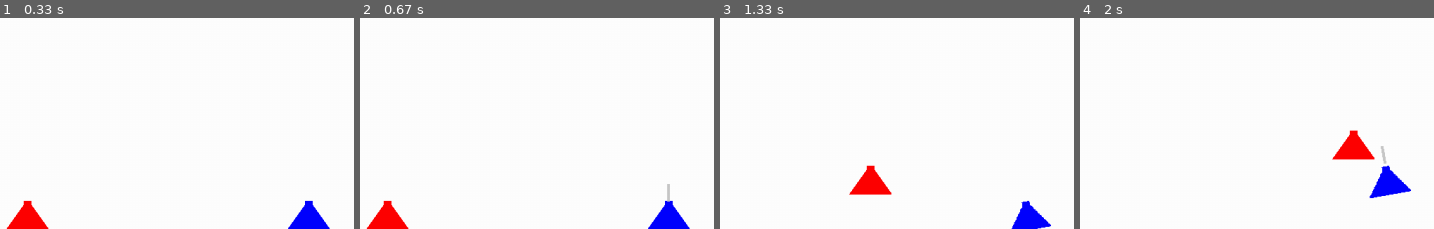
Above: before the commit, frames 1-4 (left to right).
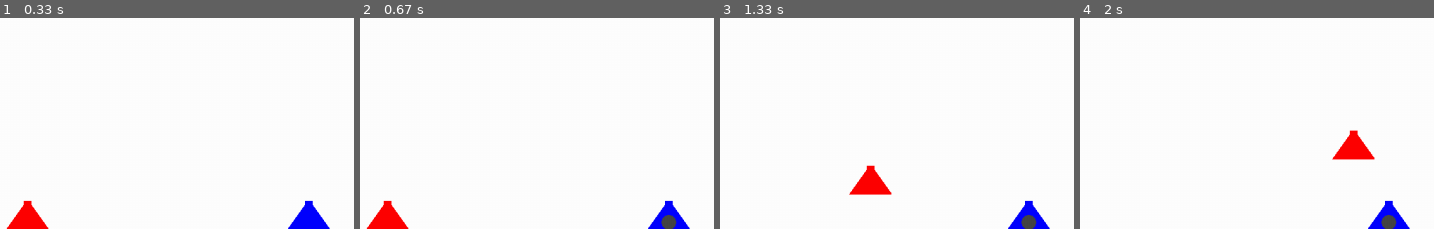
Above: after the commit, the same moments.

Repository: Farama-Foundation/PettingZoo
Game: pygame game, started from gamma_games/zombie_shooter/game.py
Two runs of this game, one before a commit and one after it. Both use one fixed random seed, a clock stepped at 60 frames per second and the inputs below.
Inputs:
- Up to frame 1 (0.33 s): no input
- Up to frame 2 (0.67 s): tap , at 0.33 s
- Up to frame 3 (1.33 s): hold D 0.67-1.13 s; tap U at 0.82 s; hold W from 1.17 s (still down); tap , at 1.32 s
- Up to frame 4 (2 s): release W at 1.47 s; hold D 1.5-1.97 s; tap I at 1.65 s

Frame 1 is identical in both runs. In frame 2, 0.3% of the frame differs, in the area x 85-90%, y 78-100%; in frame 3, 0.5%; in frame 4, 1.9%, in the area x 81-94%, y 60-100%.

Commit message:
starting to refactor to circular units

Diff:
--- a/gamma_games/zombie_shooter/game.py
+++ b/gamma_games/zombie_shooter/game.py
@@ -266,7 +266,7 @@
     # zombie_spawn_rate, zombie_list, all_sprites = spawn_zombie(zombie_spawn_rate, zombie_list, all_sprites)
 
     # Stab the Sword
-    sword_list, all_sprites = sword_stab(sword_list, all_sprites)
+    # sword_list, all_sprites = sword_stab(sword_list, all_sprites)
 
     # Zombie Kills the Arrow
     zombie_list, arrow_list, all_sprites, score = zombie_arrow(zombie_list, arrow_list, all_sprites, score)
--- a/gamma_games/zombie_shooter/src/players.py
+++ b/gamma_games/zombie_shooter/src/players.py
@@ -3,6 +3,7 @@
 # Importing Libraries
 import pygame
 import random
+from .weapons import Arrow, Sword
 
 # Game Constants
 WIDTH = 1280
@@ -16,7 +17,7 @@
 
 class Archer(pygame.sprite.Sprite):
 
-    def __init__(self, red_trigon):
+    def __init__(self, red_trigon, radius):
         super().__init__()
         # rand_x = random.randint(20, 1260)
         self.image = red_trigon
@@ -25,6 +26,7 @@
         self.angle = 0
         self.pos = pygame.Vector2(self.rect.center)
         self.direction = pygame.Vector2(0, -1)
+        self.radius = radius
 
     def update(self):
         keys = pygame.key.get_pressed()
@@ -51,33 +53,46 @@
 
 class Knight(pygame.sprite.Sprite):
 
-    def __init__(self, blue_trigon):
+    def __init__(self, blue_trigon, radius):
         super().__init__()
-        # rand_x = random.randint(20, 1260)
         self.image = blue_trigon
         self.rect = self.image.get_rect(center=(KNIGHT_X, KNIGHT_Y))
         self.org_image = self.image.copy()
         self.angle = 0
         self.pos = pygame.Vector2(self.rect.center)
         self.direction = pygame.Vector2(1, 0)
+        self.radius = radius
+        self.attacking = False # disable movement during attacking
+        self.attack_phase = -5
+        self.weapon = Sword(self, radius)
 
     def update(self):
         keys = pygame.key.get_pressed()
-        # Left, Right, Up, Down
-        if (keys[pygame.K_j] and self.rect.x > 0):
-            self.rect.x -= KNIGHT_SPEED
-        if (keys[pygame.K_l] and self.rect.x < WIDTH - 60):
-            self.rect.x += KNIGHT_SPEED
-        if (keys[pygame.K_i] and self.rect.y > 20):
-            self.rect.y -= KNIGHT_SPEED
-        if (keys[pygame.K_k] and self.rect.y < HEIGHT - 40):
-            self.rect.y += KNIGHT_SPEED
 
-        # Turn CCW & CW
-        if keys[pygame.K_u]:
-            self.angle += ANGLE_RATE
-        if keys[pygame.K_o]:
-            self.angle -= ANGLE_RATE
+        if not self.attacking:
+            # Up and Down movement
+            if (keys[pygame.K_i] and self.rect.y > 20):
+                self.rect.y -= KNIGHT_SPEED
+            if (keys[pygame.K_k] and self.rect.y < HEIGHT - 40):
+                self.rect.y += KNIGHT_SPEED
+
+            # Turn CCW & CW
+            if keys[pygame.K_u]:
+                self.angle += ANGLE_RATE
+            if keys[pygame.K_o]:
+                self.angle -= ANGLE_RATE
+
+            # Attack
+            if keys[pygame.K_SEMICOLON]:
+                self.attacking = True
+
+        if self.attacking: #TODO: move this to be below the transform rotation updates at the end of this method?
+            if self.attack_phase < 6:
+                self.weapon.draw(self.attack_phase)
+                self.attack_phase += 1
+            else:
+                self.attack_phase = -5
+                self.attacking = False
 
         self.direction = pygame.Vector2(0, -1).rotate(-self.angle)
         self.image = pygame.transform.rotate(self.org_image, self.angle)
--- a/gamma_games/zombie_shooter/src/variables.py
+++ b/gamma_games/zombie_shooter/src/variables.py
@@ -1,5 +1,6 @@
 import pygame
-from src.players import Knight, Archer
+from .weapons import Arrow, Sword
+from .players import Knight, Archer
 
 # Defining Colors
 BLACK = (0, 0, 0)
@@ -31,6 +32,7 @@
 archer_killed = False
 knight_killed = False
 sword_killed = False
+OBJ_RADIUS = 3
 
 # Initializing Pygame
 pygame.init()
@@ -49,14 +51,14 @@
 # Create a Knight
 blue_trigon = pygame.Surface((60, 60), pygame.SRCALPHA)
 pygame.gfxdraw.filled_polygon(blue_trigon, [(0, 40), (25, 5), (25, 0), (35, 0), (35, 5), (60, 40)], BLUE)
-knight_dict["knight{0}".format(knight_player_num)] = Knight(blue_trigon)
+knight_dict["knight{0}".format(knight_player_num)] = Knight(blue_trigon, OBJ_RADIUS)
 knight_list.add(knight_dict["knight{0}".format(knight_player_num)])
 all_sprites.add(knight_dict["knight{0}".format(knight_player_num)])
 
 # Create an Archer
 red_trigon = pygame.Surface((60, 60), pygame.SRCALPHA)
 pygame.gfxdraw.filled_polygon(red_trigon, [(0, 40), (25, 5), (25, 0), (35, 0), (35, 5), (60, 40)], RED)   # [(20, 0), (10, 20), (30, 20)]
-archer_dict["archer{0}".format(archer_player_num)] = Archer(red_trigon)
+archer_dict["archer{0}".format(archer_player_num)] = Archer(red_trigon, OBJ_RADIUS)
 archer_list.add(archer_dict["archer{0}".format(archer_player_num)])
 all_sprites.add(archer_dict["archer{0}".format(archer_player_num)])
 
--- a/gamma_games/zombie_shooter/src/weapons.py
+++ b/gamma_games/zombie_shooter/src/weapons.py
@@ -17,7 +17,7 @@
 
 class Arrow(pygame.sprite.Sprite):
 
-    def __init__(self, archer):
+    def __init__(self, archer, radius):
         super().__init__()
         self.image = pygame.Surface([6, 6])
         self.image.fill(BLACK)
@@ -25,6 +25,7 @@
         self.rect = self.image.get_rect(center=self.archer.pos)
         self.direction = self.archer.direction
         self.pos = pygame.Vector2(self.archer.rect.center)
+        self.radius = radius
 
     def update(self):
         self.pos += self.direction * ARROW_SPEED
@@ -33,34 +34,42 @@
 
 class Sword(pygame.sprite.Sprite):
 
-    def __init__(self, knight, sword_rect):
+    def __init__(self, knight, radius):
         super().__init__()
         self.i = i
-        self.image = sword_rect
-        self.image.fill(GRAY)
-        # self.image = pygame.image.load("E:\\Drive\\UMD\\Research\\Parameter Sharing\\rlgames\\gamma_games\\zombie_shooter\\sword_test.png")
+        self.image = pygame.Surface((4, 25), pygame.SRCALPHA)
+        # self.image.fill(GRAY)
+        self.image = pygame.image.load("E:\\Drive\\UMD\\Research\\Parameter Sharing\\rlgames\\gamma_games\\zombie_shooter\\img\\mace.png")
         self.knight = knight
         self.rect = self.image.get_rect(center = self.knight.rect.center)
         self.direction = self.knight.direction
         self.org_image = self.image.copy()
         self.angle = self.knight.angle
         self.pos = self.knight.pos
+        self.radius = radius
+        self.speed = 5
 
     def update(self):
-        keys = pygame.key.get_pressed()
-        self.i += 1
+        # keys = pygame.key.get_pressed()
+        # self.i += 1
 
-        self.angle = self.knight.angle
-        # Get the angle converted to normal unit circle angles and in radians.
-        rota_angle = math.radians(self.angle  + 90)
+        # self.angle = self.knight.angle
+        # # Get the angle converted to normal unit circle angles and in radians.
+        # rota_angle = math.radians(self.angle  + 90)
 
-        self.rect = self.image.get_rect(center = self.knight.rect.center)
-        self.image = pygame.transform.rotate(self.org_image, self.angle)
-        self.rect.x += (math.cos(rota_angle) * (self.rect.width / 2)) + (math.cos(rota_angle) * (self.knight.rect.width / 2))
-        self.rect.y -= (math.sin(rota_angle) * (self.rect.height / 2)) + (math.sin(rota_angle) * (self.knight.rect.height / 2))
+        # self.rect = self.image.get_rect(center = self.knight.rect.center)
+        # self.image = pygame.transform.rotate(self.org_image, self.angle)
+        # self.rect.x += (math.cos(rota_angle) * (self.rect.width / 2)) + (math.cos(rota_angle) * (self.knight.rect.width / 2))
+        # self.rect.y -= (math.sin(rota_angle) * (self.rect.height / 2)) + (math.sin(rota_angle) * (self.knight.rect.height / 2))
 
-        self.direction = self.knight.direction
-
-        print(self.rect.height)
+        # self.direction = self.knight.direction
 
         return self.i
+
+    def draw(self, phase):
+        # TODO: hide/remove the mace when the swing is done. need to hide the sprite
+        angle = math.radians(self.knight.angle + self.speed * phase) # TODO: need to add 90 to this to make it normal radians like unit circle? double check
+        self.rect = self.image.get_rect(center = self.knight.rect.center)
+        # self.image = pygame.transform.rotate(self.org_image, self.angle)
+        self.rect.x += (math.cos(angle) * (self.rect.width / 2)) + (math.cos(angle) * (self.knight.rect.width / 2))
+        self.rect.y -= (math.sin(angle) * (self.rect.height / 2)) + (math.sin(angle) * (self.knight.rect.height / 2))
--- a/gamma_games/zombie_shooter/src/zombie.py
+++ b/gamma_games/zombie_shooter/src/zombie.py
@@ -14,6 +14,7 @@
         super().__init__()
         self.image = circle
         self.rect = self.image.get_rect(center=(50, 50))
+        self.radius = variables.OBJ_RADIUS
 
     def update(self):
         rand_x = random.randint(0, 10)
Binary file added: gamma_games/zombie_shooter/img/archer.png
Binary file added: gamma_games/zombie_shooter/img/arrow.png
Binary file added: gamma_games/zombie_shooter/img/knight.png
Binary file added: gamma_games/zombie_shooter/img/mace.png
Binary file added: gamma_games/zombie_shooter/img/zombie.png
Not shown, changed: gamma_games/zombie_shooter/TODO.md
